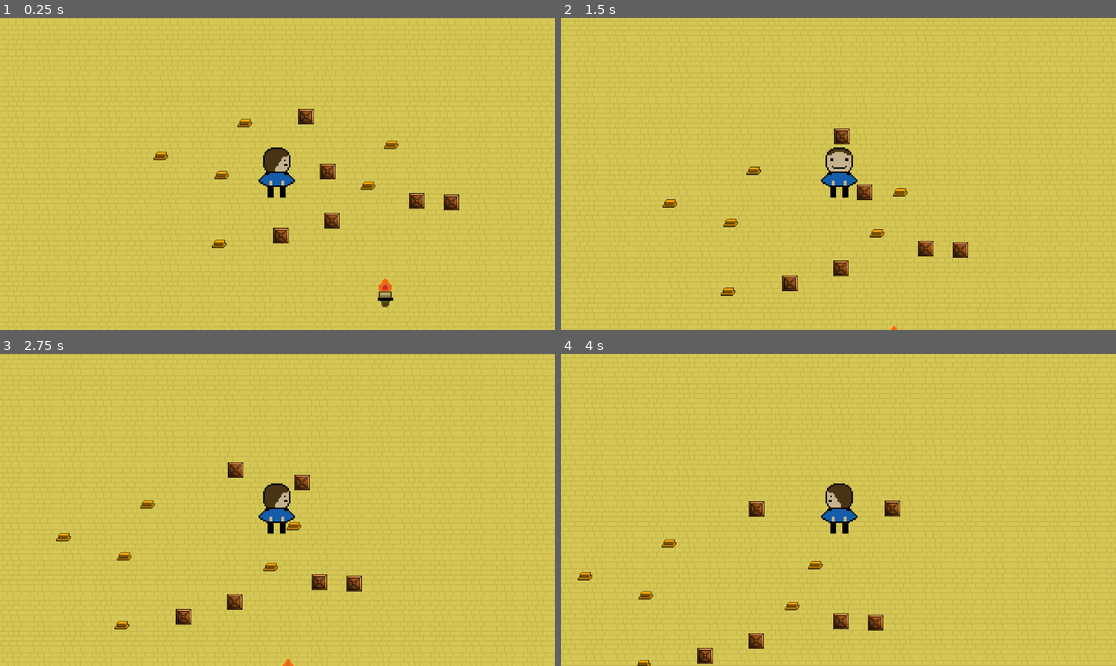
Above: before the commit, frames 1-4 (two rows, left to right).
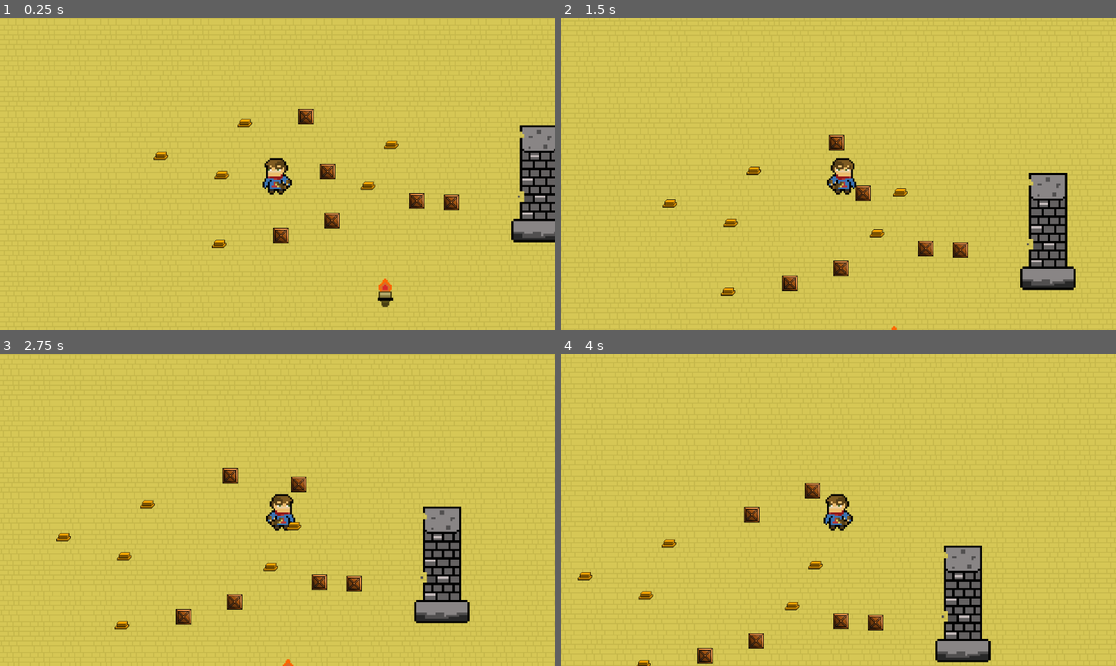
Above: after the commit, the same moments.

Repository: yehorscode/sacrifice
Game: Godot game, scene res://Scenes/stage_0.tscn
Same seed, same stepped clock (60 frames per second), same inputs: the game is played once before the commit and once after it.
Inputs:
- Up to frame 1 (0.25 s): no input
- Up to frame 2 (1.5 s): tap Enter at 0.5 s; hold D (D_Right) 0.53-1.28 s; hold W (W_Foward) 0.53-1.28 s; hold S (S_Backwards) from 1.28 s (still down); tap W (W_Foward) at 1.35 s
- Up to frame 3 (2.75 s): release S (S_Backwards) at 2.03 s; hold D (D_Right) from 2.03 s (still down); hold W (W_Foward) from 2.03 s (still down)
- Up to frame 4 (4 s): release W (W_Foward) at 2.78 s; tap W (W_Foward) at 2.85 s; release D (D_Right) at 3.53 s; hold A (A_Left) from 3.53 s (still down); hold W (W_Foward) from 3.53 s (still down)

The runs differ from the first frame. In frame 1, 3.2% of the frame differs, in the area x 46-100%, y 34-72%; in frame 2, 3.9%; in frame 3, 3.9%; in frame 4, 3.9%, in the area x 32-78%, y 41-99%.

Commit message:
Added new character images + obelisk

Diff:
--- a/Scenes/stage_0.tscn
+++ b/Scenes/stage_0.tscn
@@ -1,14 +1,15 @@
-[gd_scene load_steps=24 format=4 uid="uid://4jvih66khjds"]
-
-[ext_resource type="Script" uid="uid://c537883ro55nb" path="res://Scripts/stage_0/pressure_controller.gd" id="1_b4ict"]
+[gd_scene load_steps=26 format=4 uid="uid://4jvih66khjds"]
+
+[ext_resource type="Script" path="res://Scripts/stage_0/pressure_controller.gd" id="1_b4ict"]
 [ext_resource type="Texture2D" uid="uid://bgrkxiymtqw5s" path="res://Images/border.png" id="1_oxfjx"]
 [ext_resource type="Texture2D" uid="uid://v21mur71yxta" path="res://Images/brick_tile.png" id="2_f8d1k"]
 [ext_resource type="Texture2D" uid="uid://m3mwodh6djjx" path="res://Images/crate.png" id="3_vw4cj"]
 [ext_resource type="Script" uid="uid://nhfbd6b5kkwr" path="res://Scripts/character_body_2d.gd" id="4_7j5pf"]
-[ext_resource type="Texture2D" uid="uid://djpmym2g2fmla" path="res://Images/Character/Right.png" id="5_ro56c"]
 [ext_resource type="Script" uid="uid://d0406pj5kbo8" path="res://Scenes/crate.gd" id="6_f8d1k"]
+[ext_resource type="Texture2D" uid="uid://d1wcvyblnnqtd" path="res://Images/Character/Left.png" id="6_rr34s"]
+[ext_resource type="Texture2D" uid="uid://dxmkoq2gfwoq1" path="res://Images/New Piskel (1).png" id="7_rr34s"]
 [ext_resource type="Texture2D" uid="uid://bmob314u7ce7r" path="res://Images/Torch.png" id="7_vw4cj"]
-[ext_resource type="Script" uid="uid://bvg7bis4ktp3a" path="res://Scenes/pressure_plate.gd" id="8_ro56c"]
+[ext_resource type="Script" path="res://Scenes/pressure_plate.gd" id="8_ro56c"]
 [ext_resource type="Texture2D" uid="uid://6w8vtml5srs7" path="res://Images/pressure_plate.png" id="9_b4ict"]
 
 [sub_resource type="TileSetAtlasSource" id="TileSetAtlasSource_tx0tn"]
@@ -34,7 +35,7 @@
 sources/3 = SubResource("TileSetAtlasSource_v7gqg")
 
 [sub_resource type="RectangleShape2D" id="RectangleShape2D_epypp"]
-size = Vector2(77, 106.5)
+size = Vector2(77, 87.25)
 
 [sub_resource type="AtlasTexture" id="AtlasTexture_7j5pf"]
 atlas = ExtResource("7_vw4cj")
@@ -88,6 +89,9 @@
 [sub_resource type="RectangleShape2D" id="RectangleShape2D_7r0vn"]
 size = Vector2(32, 32)
 
+[sub_resource type="RectangleShape2D" id="RectangleShape2D_lt8ko"]
+size = Vector2(20, 29)
+
 [node name="Node2D" type="Node2D"]
 script = ExtResource("1_b4ict")
 
@@ -102,10 +106,13 @@
 script = ExtResource("4_7j5pf")
 
 [node name="Sprite2D" type="Sprite2D" parent="Player"]
-scale = Vector2(0.098660655, 0.098660655)
-texture = ExtResource("5_ro56c")
+texture_filter = 1
+position = Vector2(3, -18)
+scale = Vector2(3.79933, 3.79933)
+texture = ExtResource("6_rr34s")
 
 [node name="CollisionShape2D" type="CollisionShape2D" parent="Player"]
+position = Vector2(-3, 3)
 shape = SubResource("RectangleShape2D_epypp")
 
 [node name="Camera2D" type="Camera2D" parent="Player"]
@@ -271,3 +278,17 @@
 
 [node name="CollisionShape2D" type="CollisionShape2D" parent="PressurePlate6"]
 shape = SubResource("RectangleShape2D_7r0vn")
+
+[node name="Sprite2D2" type="StaticBody2D" parent="."]
+position = Vector2(517, 52)
+scale = Vector2(8.559999, 8.559999)
+
+[node name="CollisionShape2D" type="CollisionShape2D" parent="Sprite2D2"]
+position = Vector2(3, -3.5)
+shape = SubResource("RectangleShape2D_lt8ko")
+
+[node name="Sprite2D" type="Sprite2D" parent="Sprite2D2"]
+texture_filter = 1
+position = Vector2(2.500001, -5.500001)
+scale = Vector2(0.515625, 0.515625)
+texture = ExtResource("7_rr34s")
--- a/Scenes/stage_0_assets.tscn
+++ b/Scenes/stage_0_assets.tscn
@@ -1,8 +1,9 @@
-[gd_scene load_steps=12 format=3 uid="uid://biq3foop4pvt"]
+[gd_scene load_steps=13 format=3 uid="uid://biq3foop4pvt"]
 
 [ext_resource type="Script" uid="uid://d0406pj5kbo8" path="res://Scenes/crate.gd" id="1_77l3o"]
 [ext_resource type="Texture2D" uid="uid://m3mwodh6djjx" path="res://Images/crate.png" id="2_77l3o"]
 [ext_resource type="Texture2D" uid="uid://bmob314u7ce7r" path="res://Images/Torch.png" id="3_qusok"]
+[ext_resource type="Texture2D" uid="uid://dxmkoq2gfwoq1" path="res://Images/New Piskel (1).png" id="4_bl8y8"]
 
 [sub_resource type="PhysicsMaterial" id="PhysicsMaterial_77l3o"]
 friction = 26.4
@@ -53,8 +54,8 @@
 "speed": 0.5
 }]
 
-[sub_resource type="RectangleShape2D" id="RectangleShape2D_bl8y8"]
-size = Vector2(7.70958, 9.600369)
+[sub_resource type="RectangleShape2D" id="RectangleShape2D_r3y11"]
+size = Vector2(20, 29)
 
 [node name="Stage0Assets" type="Node2D"]
 
@@ -79,5 +80,18 @@
 [node name="AnimatedSprite2D" type="AnimatedSprite2D" parent="Torch"]
 texture_filter = 1
 position = Vector2(256, 260)
-sprite_frames = SubResource("SpriteFrames_bl8y8")
+sprite_frames = SubResource("SpriteFrames_qusok")
 frame_progress = 0.16847
+
+[node name="Sprite2D" type="StaticBody2D" parent="."]
+position = Vector2(141, 151)
+
+[node name="CollisionShape2D" type="CollisionShape2D" parent="Sprite2D"]
+position = Vector2(3, -3.5)
+shape = SubResource("RectangleShape2D_r3y11")
+
+[node name="Sprite2D" type="Sprite2D" parent="Sprite2D"]
+texture_filter = 1
+position = Vector2(2.500001, -5.500001)
+scale = Vector2(0.515625, 0.515625)
+texture = ExtResource("4_bl8y8")
Binary file changed: Images/Character/Down.png
Binary file changed: Images/Character/Left.png
Not shown, changed: Images/Character/Left.png.import
Binary file changed: Images/Character/Right.png
Not shown, changed: Images/Character/Right.png.import
Binary file changed: Images/Character/Up.png
Not shown, changed: Images/Character/Up.png.import
Binary file added: Images/New Piskel (1).png
Not shown, changed: Images/New Piskel (1).png.import
Binary file added: Images/New Piskel.png
Not shown, added: Images/New Piskel.png.import
